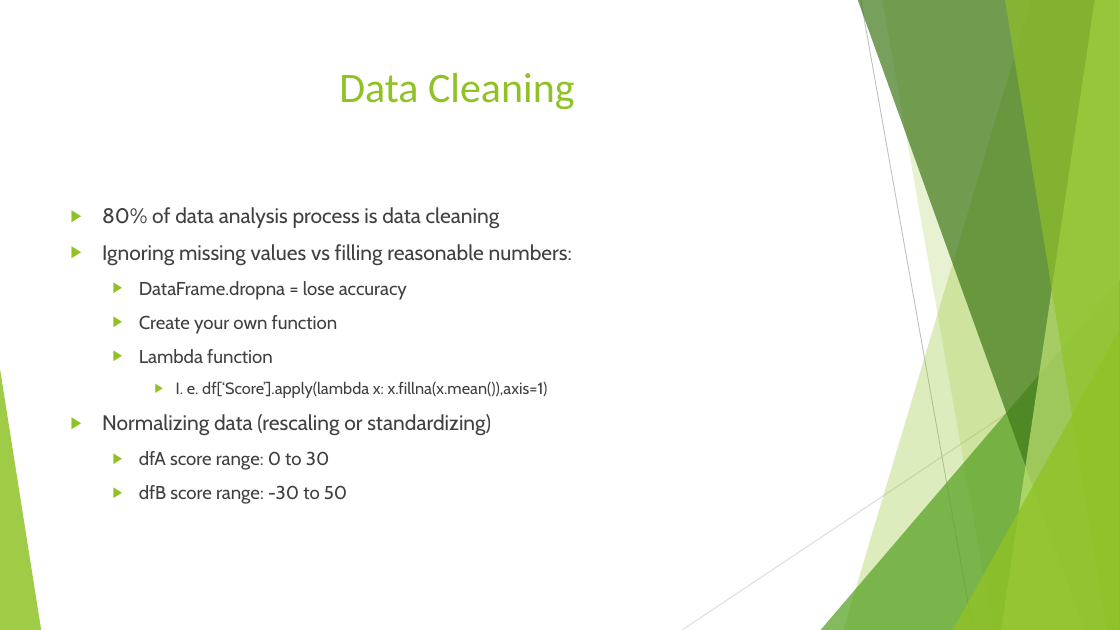
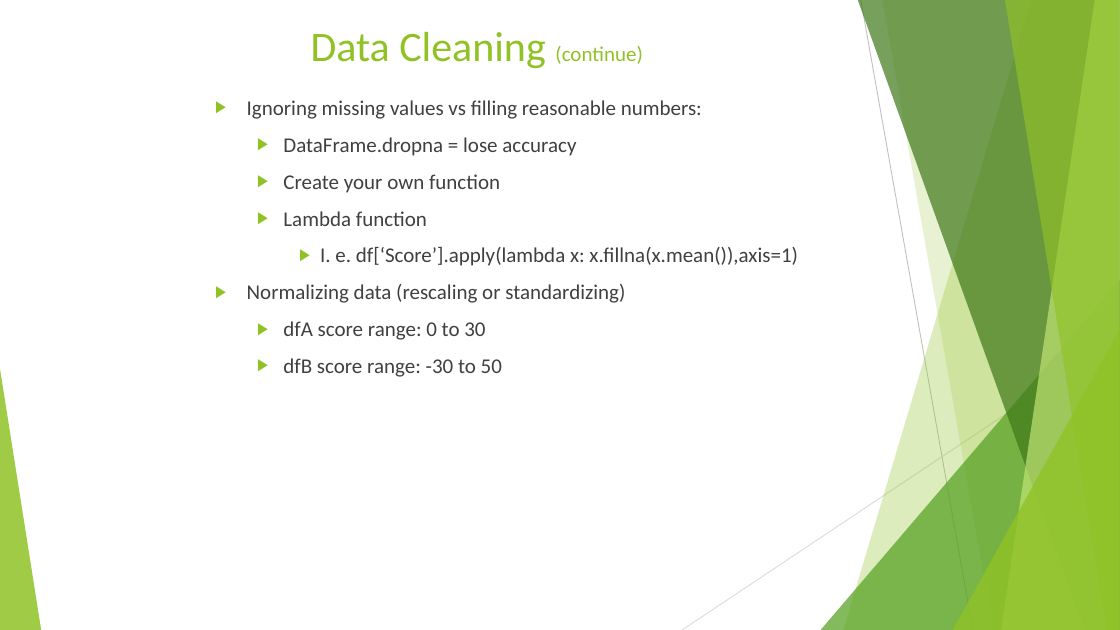
Before and after one commit to TedMur/SnakeBait, a slide deck: slide 5 of SnakeBitePresentation_cfoEdits2.pptx (slide 4 before the commit). Drawn at 1120x630 pixels with LibreOffice and Linux fonts; fonts in the diff are those of the drawing. Boxes give left, top, right and bottom in pixels: in the first picture for what was removed or moved away, otherwise in the second. Text is boxed around its words. In the diff, an @@ line names an element or a change of style, - is before the commit and + after.

```diff
--- a/SnakeBitePresentation_cfoEdits2.pptx
+++ b/SnakeBitePresentation_cfoEdits2.pptx
@@ title at (311, 32, 642, 69): text changed @@
-Data Cleaning
+Data Cleaning (continue)
@@ text "Ignoring missing values vs filling ...": place and size @@
-text "Ignoring missing values vs filling ..." at (102, 207, 572, 504)
+text "Ignoring missing values vs filling ..." at (247, 100, 798, 377)
@@ text "Ignoring missing values vs filling ..." at (247, 100, 798, 377): font Cabin to Calibri; size 16 to 18 pt in "DataFrame.dropna = lose accuracy", "Create your own function", "Lambda function", "dfA score range: 0 to 30" and 1 more places; size 14 to 18 pt in "I. e. df[‘Score’].apply(lambda x: x.fillna(x.mean()),axis=1)" @@
@@ text at (102, 207, 500, 228): paragraph removed @@
-▶ 80% of data analysis process is data cleaning
```
Also in this commit, not shown: 5 other slides changed, 2 slides added, 1 slide removed.
